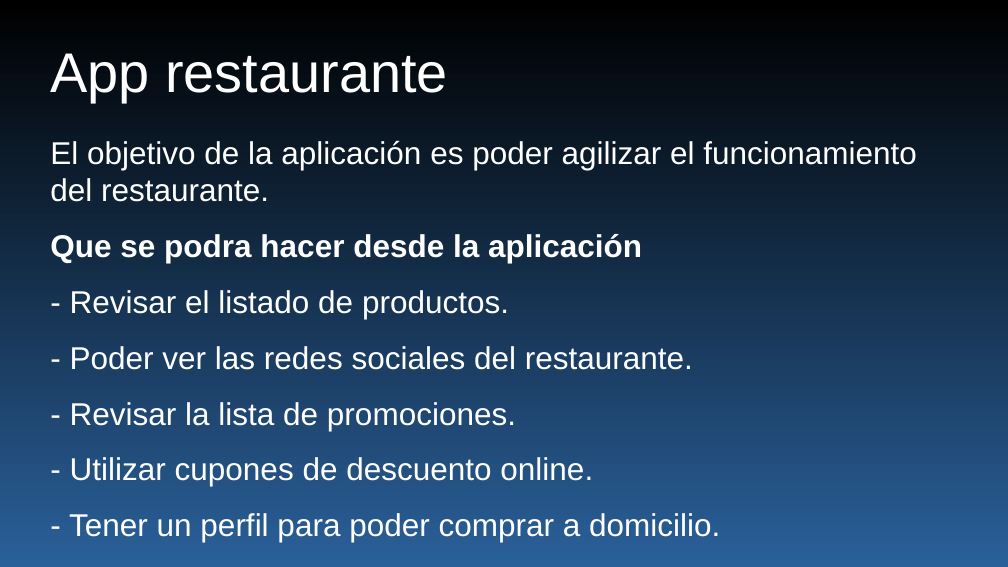
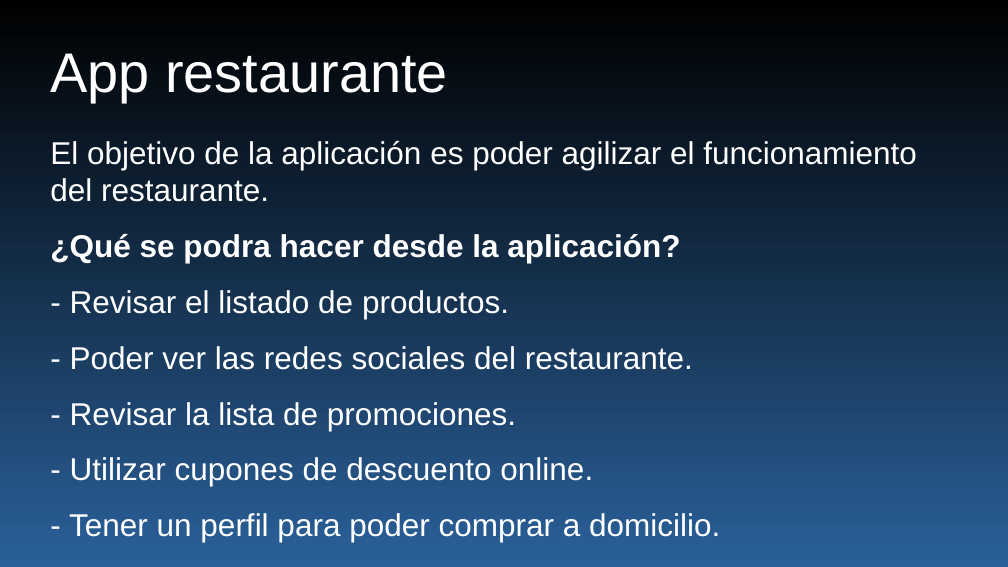
Before and after one commit to DavidAquos/TrabajoFinal, a slide deck: slide 1 of Presentación proyecto final.odp. Drawn at 1008x567 pixels with LibreOffice and Linux fonts; fonts in the diff are those of the drawing. Boxes give left, top, right and bottom in pixels: in the first picture for what was removed or moved away, otherwise in the second. Text is boxed around its words. In the diff, an @@ line names an element or a change of style, - is before the commit and + after.

```diff
--- a/Presentación proyecto final.odp
+++ b/Presentación proyecto final.odp
@@ text at (50,234,680,263): text changed @@
-Que se podra hacer desde la aplicación
+¿Qué se podra hacer desde la aplicación?
```
Also in this commit, not shown: 1 other slide changed, 3 other files.
